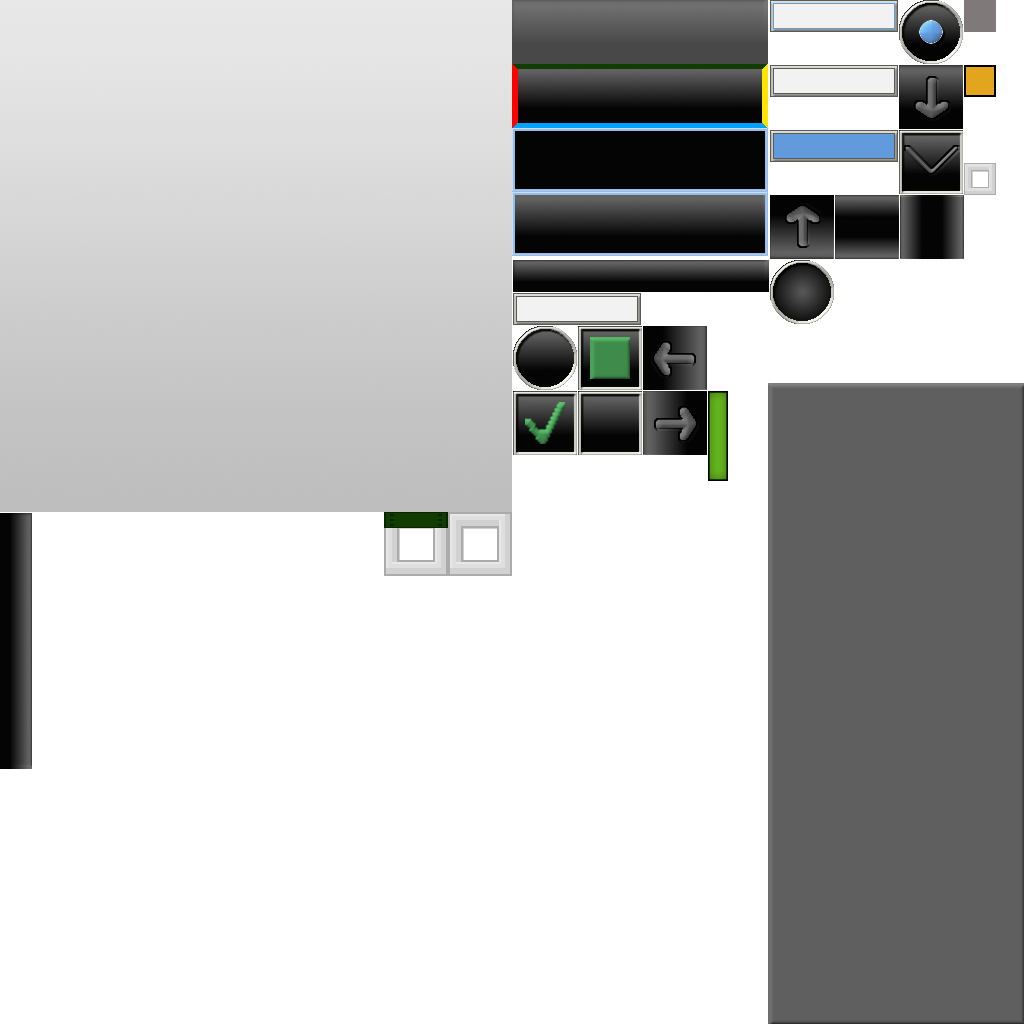
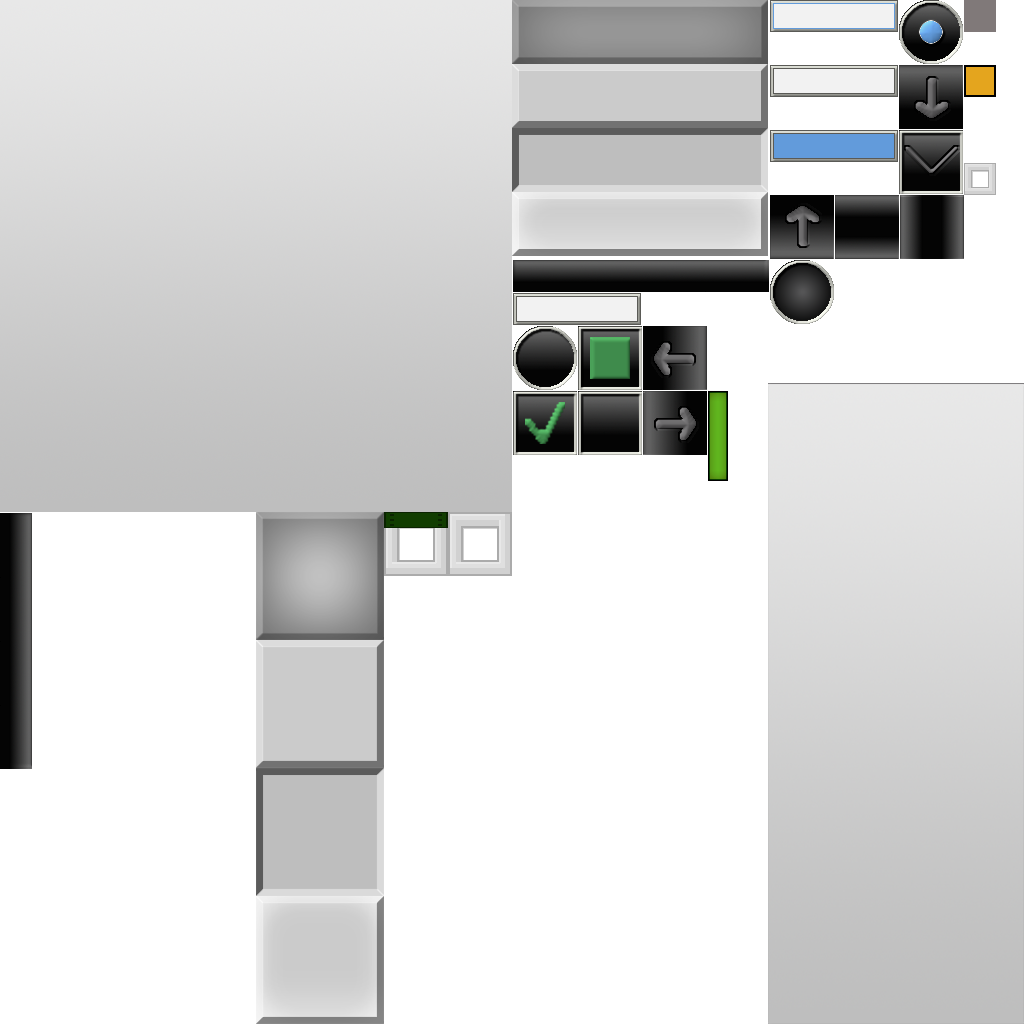
Before/after of a 1024 x 1024 layered artwork. What changed in the layer stack:
renamed "Layer 1" to "bg", painted on it over [256, 0, 1024, 1024]
added group "sq button" with 4 layers above "rect button" over [256, 512, 384, 1024]
added layer "Button Mousedown copy" in group "sq button" over [256, 768, 384, 896]
added layer "Button Hover copy" in group "sq button" over [256, 896, 384, 1024]
added layer "Button Disabled copy" in group "sq button" over [256, 512, 384, 640]
added layer "Button copy" in group "sq button" over [256, 640, 384, 768]
added group "rect button" with 4 layers above "Layer 0" over [512, 0, 768, 256]
added layer "Button Mousedown" in group "rect button" over [512, 128, 768, 192]
added layer "Button Hover" in group "rect button" over [512, 192, 768, 256]
added layer "Button Disabled" in group "rect button" over [512, 0, 768, 64]
renamed "Layer 4" to "Button", moved it into group "rect button", painted on it over [512, 64, 768, 128]
